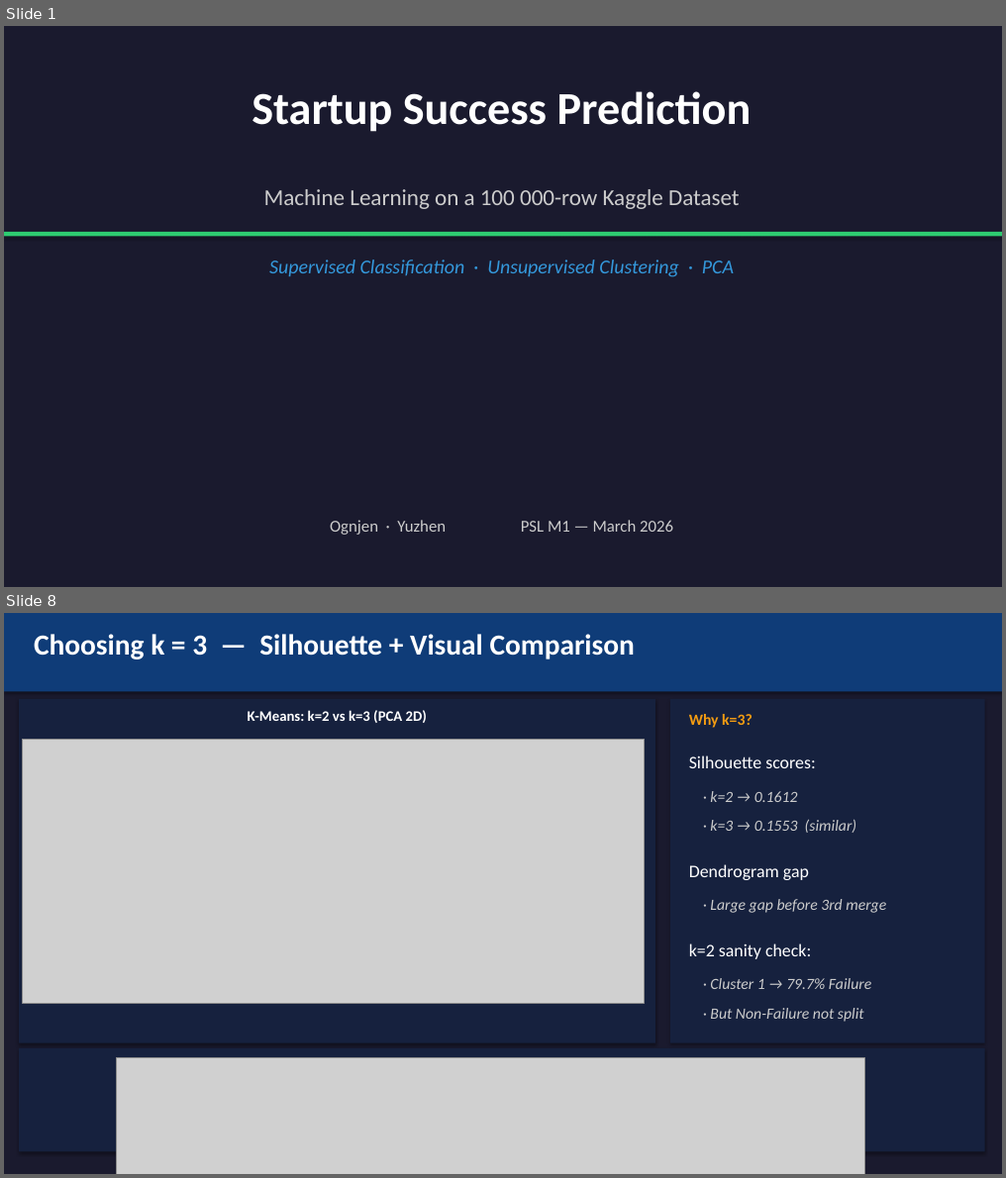
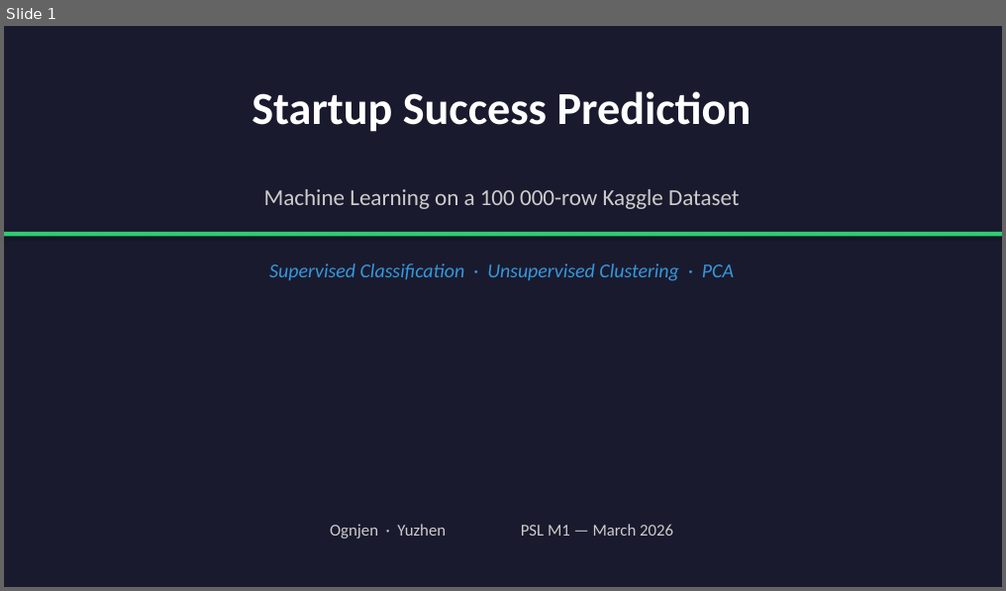
Before and after one commit to Clement-NI/Machine_learning_project_kaggle_start_up_success_data, a slide deck: scientificProject1/report/presentation.pptx. Shown one above the other, each under a label of ours: slides 1 and 8 before the commit, slide 1 after it; the slides between them are not shown. The pictures are 1006x1178 and 1006x591 pixels, drawn with LibreOffice and Linux fonts; fonts in the diff are those of the drawing; grey boxes stand for pictures. Boxes give left, top, right and bottom in pixels: in the first picture for what was removed or moved away, otherwise in the second. Text is boxed around its words. In the diff, an @@ line names an element or a change of style, - is before the commit and + after.

```diff
--- a/scientificProject1/report/presentation.pptx
+++ b/scientificProject1/report/presentation.pptx
@@ slide 8 removed at [4, 613, 1002, 1174], background #1A1A2E @@
@@ rectangle removed at [4, 613, 1002, 691] @@
@@ text removed at [34, 634, 635, 660] @@
-Choosing k = 3 — Silhouette + Visual Comparison
@@ rectangle removed at [19, 699, 655, 1044] @@
@@ rectangle removed at [670, 699, 985, 1044] @@
@@ text removed at [248, 710, 427, 723] @@
-K-Means: k=2 vs k=3 (PCA 2D)
@@ text removed at [689, 714, 752, 728] @@
-Why k=3?
@@ picture removed at [23, 739, 645, 1004] @@
@@ text removed at [689, 756, 815, 768] @@
-Silhouette scores:
@@ text removed at [710, 791, 798, 802] @@
-· k=2 → 0.1612
@@ text removed at [710, 819, 856, 833] @@
-· k=3 → 0.1553 (similar)
@@ text removed at [689, 864, 809, 880] @@
-Dendrogram gap
@@ text removed at [710, 899, 886, 913] @@
-· Large gap before 3rd merge
@@ text removed at [689, 944, 811, 959] @@
-k=2 sanity check:
@@ text removed at [710, 978, 871, 989] @@
-· Cluster 1 → 79.7% Failure
@@ text removed at [710, 1008, 864, 1022] @@
-· But Non-Failure not split
@@ rectangle removed at [19, 1049, 985, 1152] @@
@@ text removed at [326, 1058, 677, 1059] @@
-k=2 clusters vs true binary outcome (Failure / Non-Failure)
@@ text removed at [689, 1051, 798, 1059] @@
-k=3 adds richer
@@ picture removed at [116, 1059, 865, 1174] @@
@@ slide 1 changed as well @@
@@ rectangle removed at [4, 26, 1002, 587] @@
@@ text "Supervised Classification · Unsupervised Clustering ...": place and size @@
-text "Supervised Classification · Unsupervised Clustering ..." at [269, 260, 734, 277]
+text "Supervised Classification · Unsupervised Clustering ..." at [269, 264, 734, 281]
@@ text "Ognjen · Yuzhen PSL M1 ...": place and size @@
-text "Ognjen · Yuzhen PSL M1 ..." at [330, 520, 673, 535]
+text "Ognjen · Yuzhen PSL M1 ..." at [330, 524, 673, 539]
```
Also in this commit, not shown: 9 other slides changed, 3 slides added.
